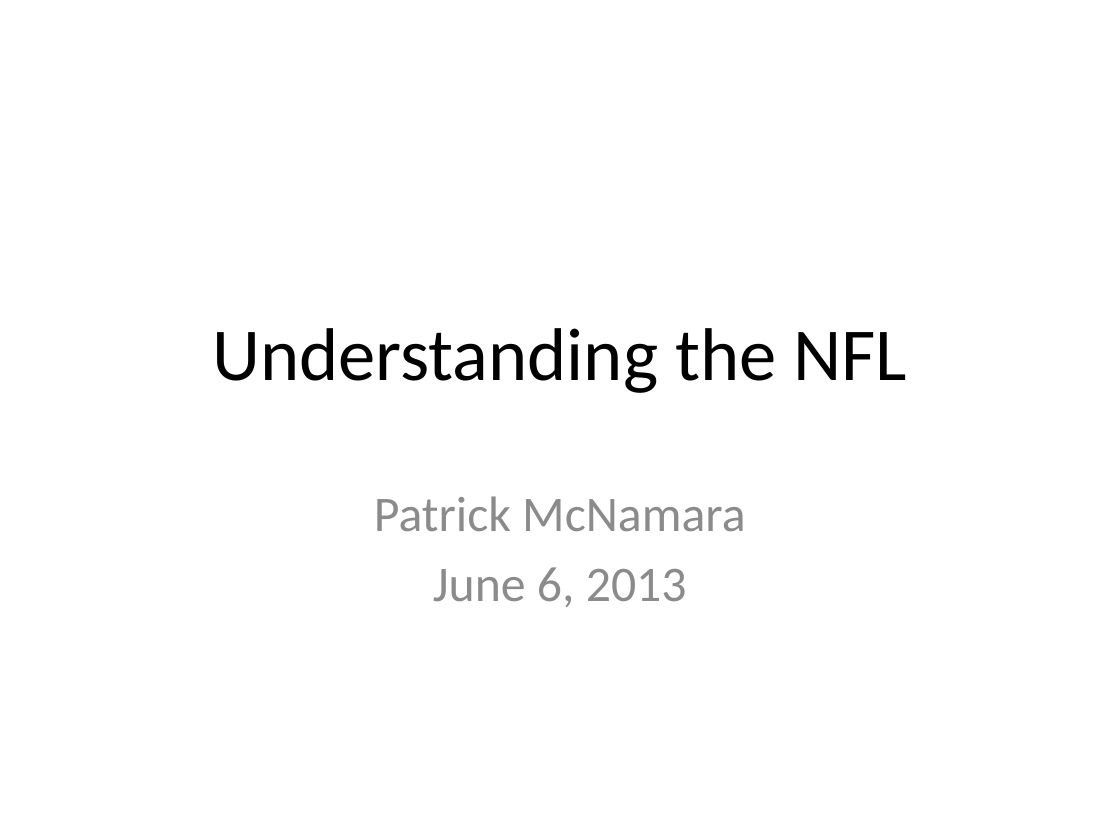
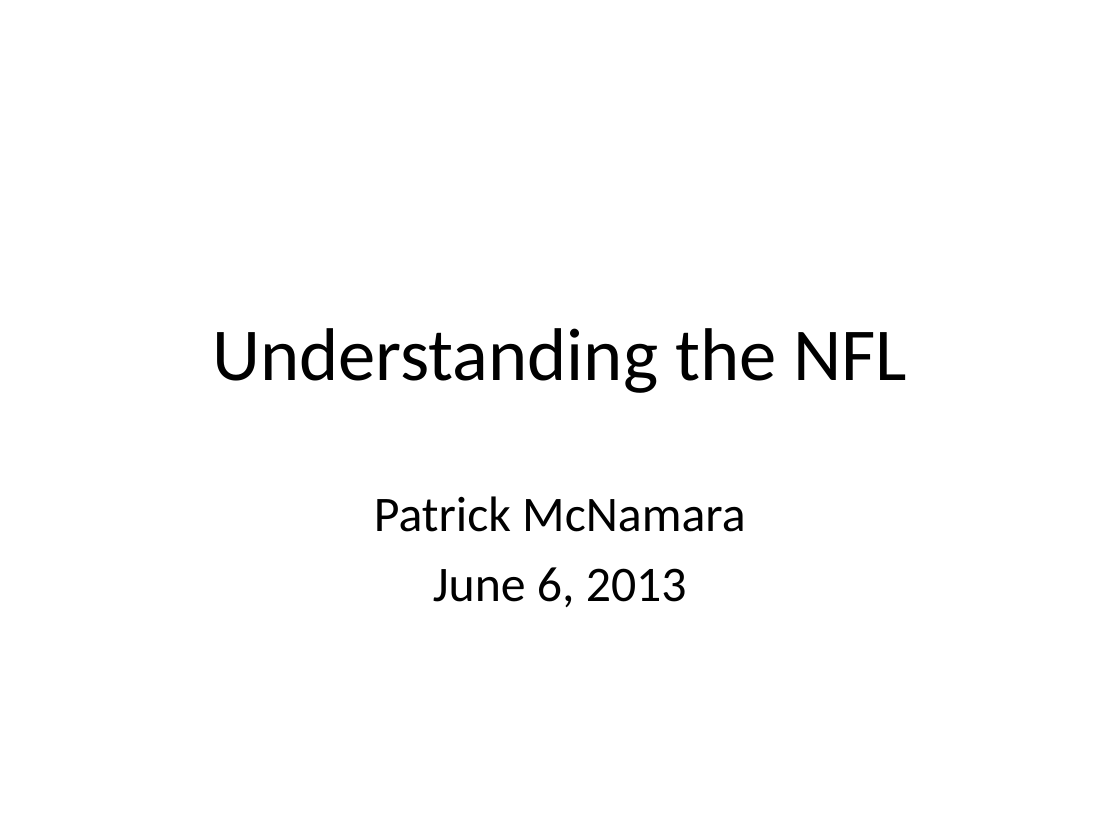
Before and after one commit to Patdog86/GA_NFL, a slide deck: slide 1 of Understanding the NFL.pptx. Drawn at 1120x840 pixels with LibreOffice and Linux fonts; fonts in the diff are those of the drawing; background and template pictures are left out. Boxes give left, top, right and bottom in pixels: in the first picture for what was removed or moved away, otherwise in the second. Text is boxed around its words. In the diff, an @@ line names an element or a change of style, - is before the commit and + after.

```diff
--- a/Understanding the NFL.pptx
+++ b/Understanding the NFL.pptx
@@ subtitle "Patrick McNamara" at bbox=[374, 496, 745, 607]: text colour #8C8C8C to #000000 @@
```
Also in this commit, not shown: 5 other slides changed, 1 slide added.
